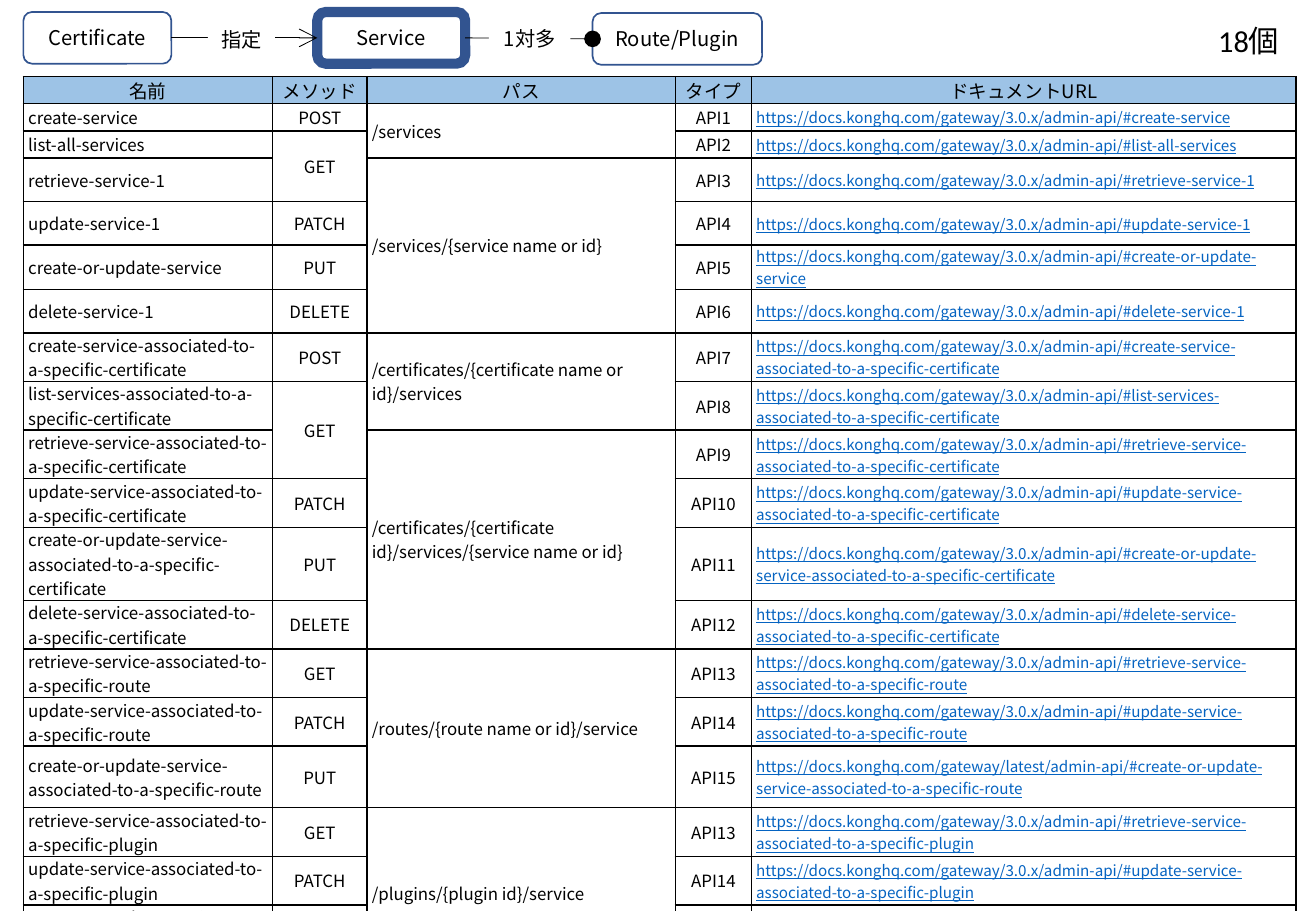
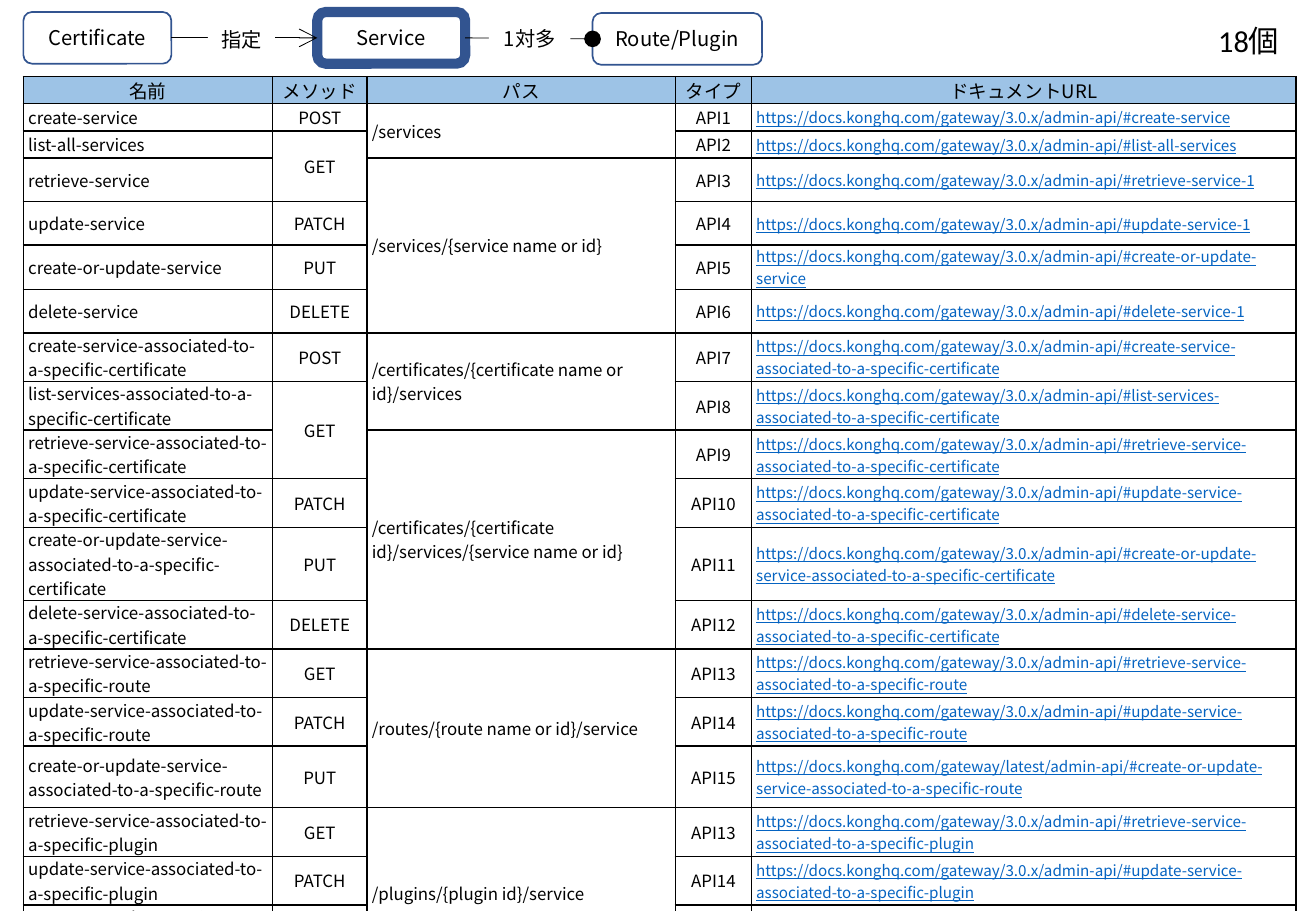
Before and after one commit to david3080/kongadminapi, a slide deck: slide 3 of KongAdminAPI.pptx. Drawn at 1316x911 pixels with LibreOffice and Linux fonts; fonts in the diff are those of the drawing. Boxes give left, top, right and bottom in pixels: in the first picture for what was removed or moved away, otherwise in the second. Text is boxed around its words. In the diff, an @@ line names an element or a change of style, - is before the commit and + after.

```diff
--- a/KongAdminAPI.pptx
+++ b/KongAdminAPI.pptx
@@ table at (x1=23, y1=77, x2=1297, y2=909) @@
-row 4, column 1: retrieve-service-1
+row 4, column 1: retrieve-service
-row 5, column 1: update-service-1
+row 5, column 1: update-service
-row 7, column 1: delete-service-1
+row 7, column 1: delete-service
```
Also in this commit, not shown: 8 other slides changed, 2 other files.
